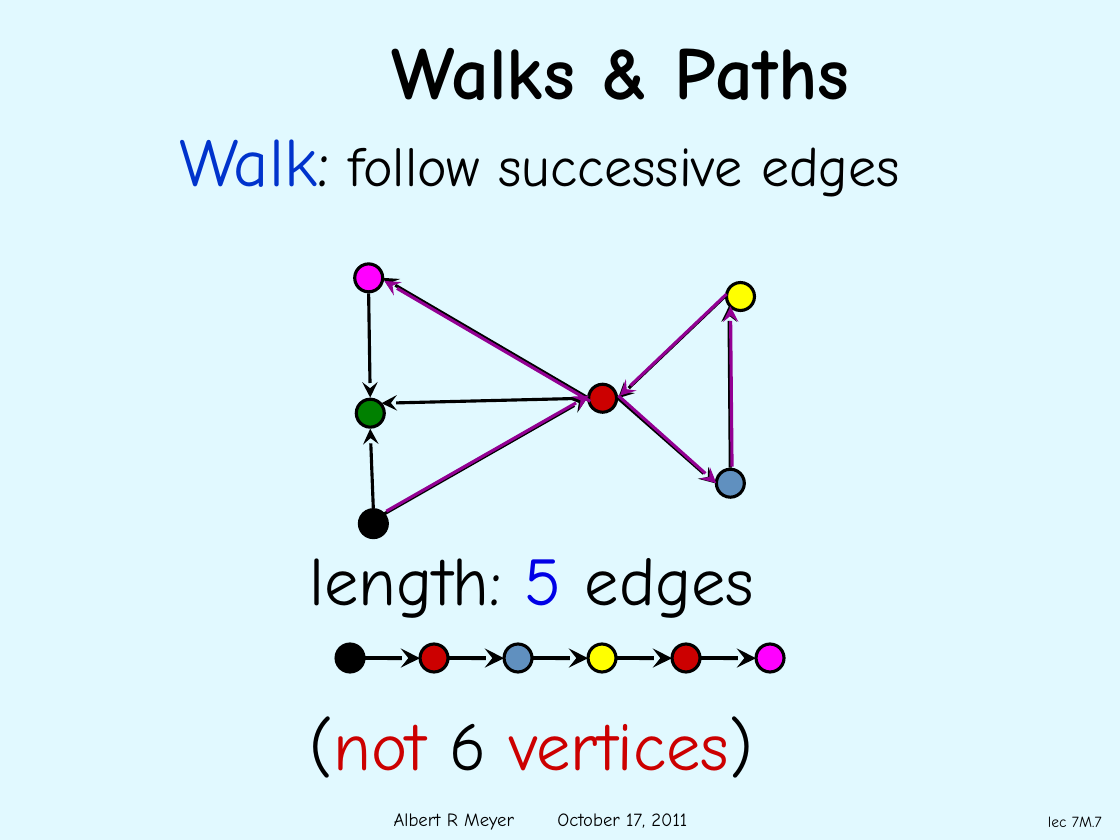
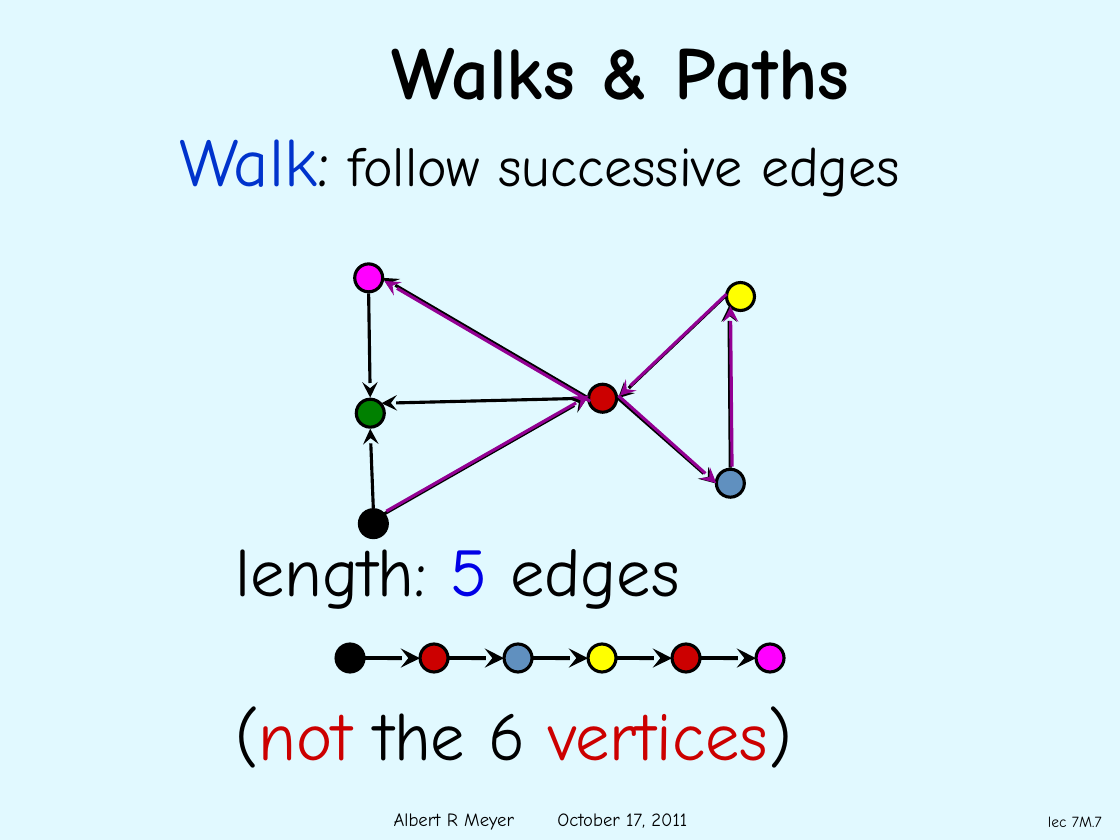
Before and after one commit to armeyer/mcs_web, a slide deck: slide 7 of fall11/slidesF11/slides7m.pptx. Drawn at 1120x840 pixels with LibreOffice and Linux fonts; fonts in the diff are those of the drawing; background and template pictures are left out. Boxes give left, top, right and bottom in pixels: in the first picture for what was removed or moved away, otherwise in the second. Text is boxed around its words. In the diff, an @@ line names an element or a change of style, - is before the commit and + after.

Commit message:
typo slides7m

```diff
--- a/fall11/slidesF11/slides7m.pptx
+++ b/fall11/slidesF11/slides7m.pptx
@@ text "length: 5 edges": place and size @@
-text "length: 5 edges" at bbox=[310, 558, 755, 778]
+text "length: 5 edges" at bbox=[235, 537, 792, 768]
@@ text at bbox=[235, 706, 792, 768]: text changed @@
-(not 6 vertices)
+(not the 6 vertices)
```
Also in this commit, not shown: 2 other slides changed, 1 slide added, 15 slides removed.
